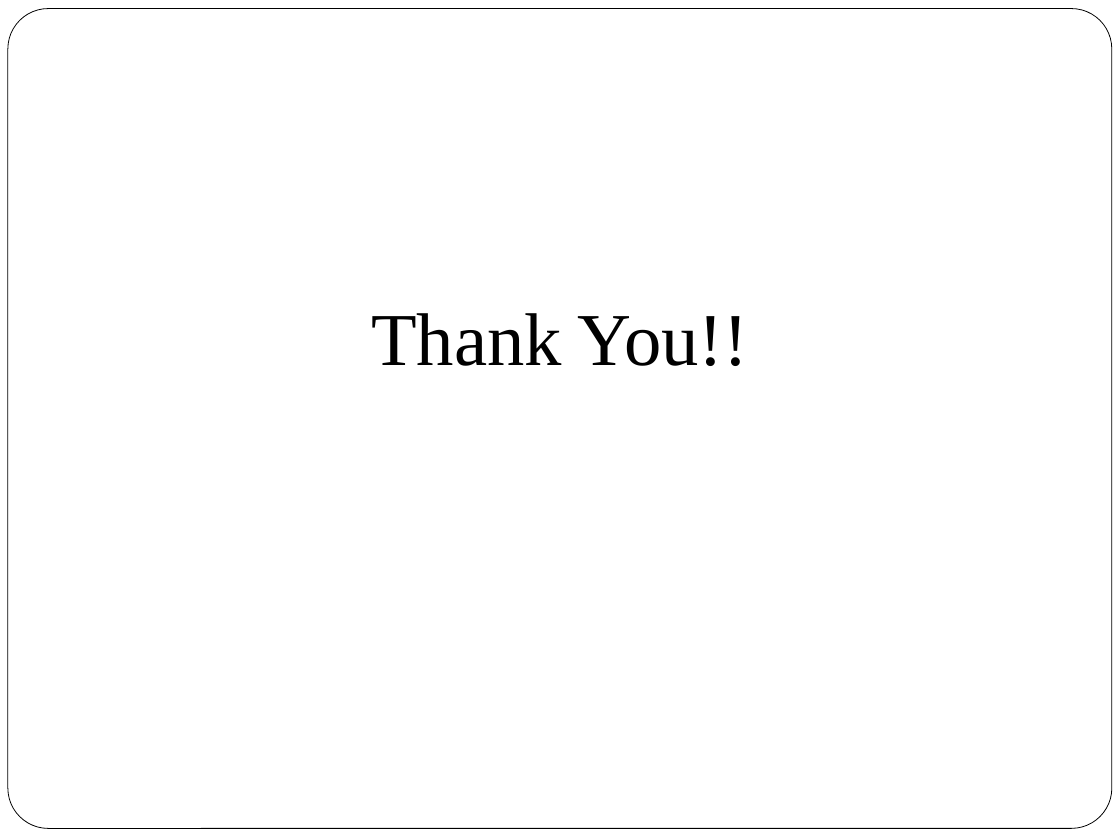
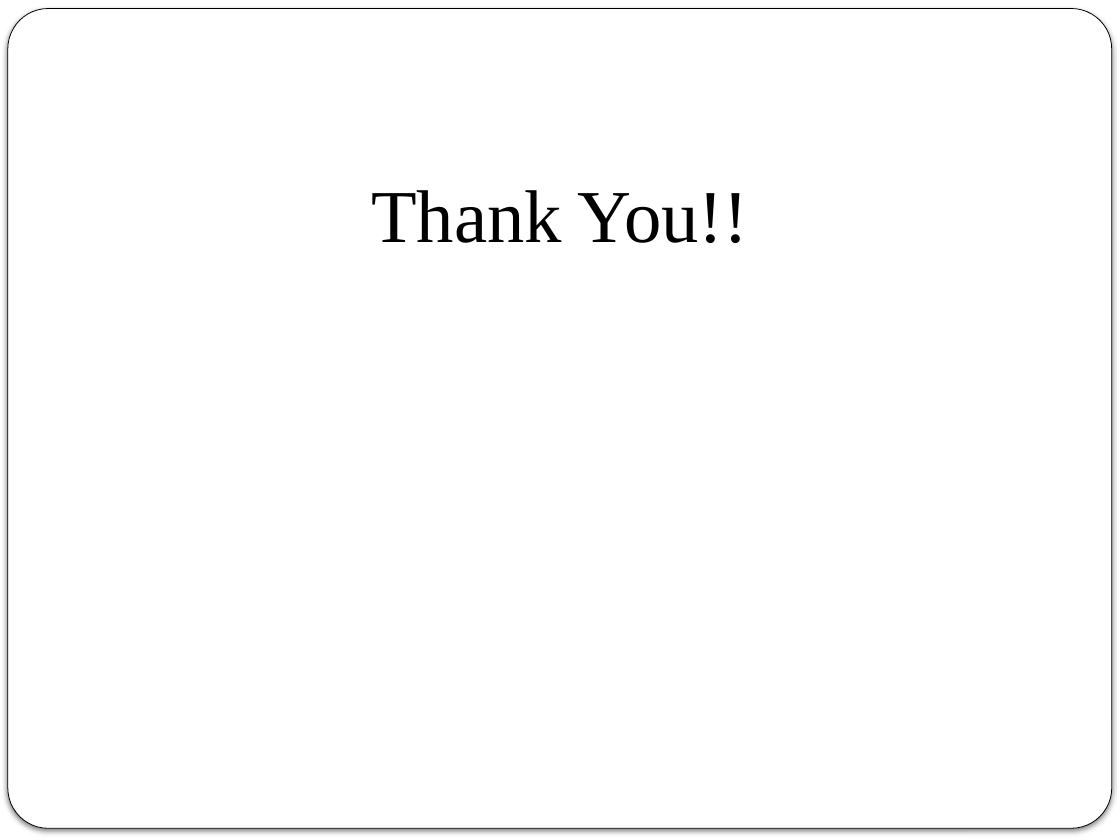
Before and after one commit to shwetaHerlekar/QuoteOfTheDay, a slide deck: slide 10 of documentation/QuoteOftheDay.pptx. Drawn at 1120x840 pixels with LibreOffice and Linux fonts; fonts in the diff are those of the drawing. Boxes give left, top, right and bottom in pixels: in the first picture for what was removed or moved away, otherwise in the second. Text is boxed around its words. In the diff, an @@ line names an element or a change of style, - is before the commit and + after.

```diff
--- a/documentation/QuoteOftheDay.pptx
+++ b/documentation/QuoteOftheDay.pptx
@@ rounded rectangle at [8,9,1112,829]: outline #000000 0.5 pt to #000000 0.51 pt; shadow on @@
@@ text "Thank You!!" at [371,190,749,243]: less space between paragraphs @@
```
Also in this commit, not shown: 8 other slides changed, 1 slide added, 1 slide removed.
